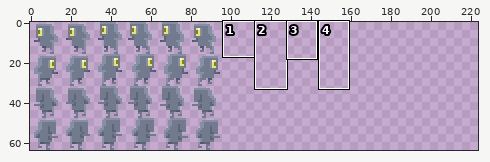
One commit to this pixel-art file: Artwork/Characters/Mobs/Metal Monster.ase. Above, an overview of the earlier version with the close-up marked.
Close-up. As it was:
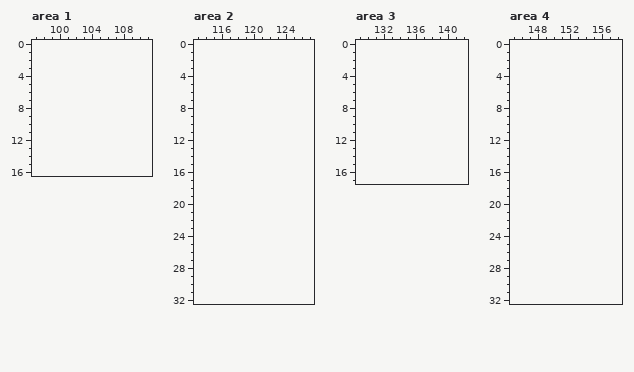
96x64 pixels, 1 frame. Colours within 5 levels of each other are drawn and written as one. Shown: area 1: x 97..111, y 0..16; area 2: x 113..127, y 0..32; area 3: x 129..142, y 0..17; area 4: x 145..158, y 0..32. The old version is drawn lined up with the new one, on the new canvas. The commit also changed other parts of the picture, which this record leaves out.
Palette (. is transparent): 
Once edited:
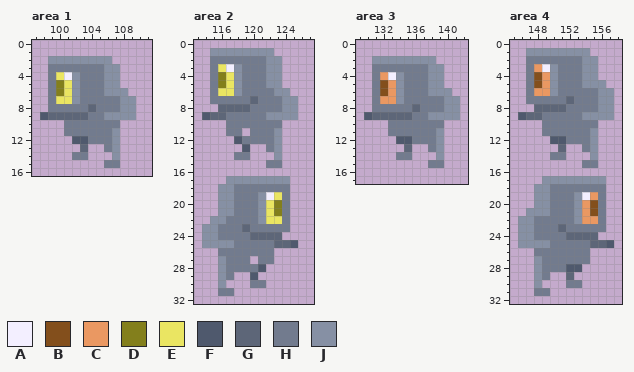
Colours new in this view: A #f3efff  B #834f1c  C #ea9862  D #837f1c  E #eae562  F #4f596d  G #5d6678  H #727b8e  J #8690a4
Changes in this commit:
canvas 96x64 -> 224x64
Changed rows in their new state; - is an unchanged pixel.
Area 1:
first column x 98:
 2 -JJJJJJJJ---
 3 -HHHHHHHJJ--
 4 -HEAJHHHJJ--
 5 -HDEJHHHJJ--
 6 -HDEJHHHJJJ-
 7 -HEEJHHHHHJJ
 8 -HHHHHGHHHJJ
 9 FGGGGGHHJJJJ
10 ---HHHHHHH--
11 ---HHHHHHJ--
12 ----FFHHHJ--
13 -----G--HJ--
14 ----HH---J--
15 --------HH--
Area 2:
first column x 114:
 1 -JJJJJJJJ---
 2 -HHHHHHHJJ--
 3 -HEAJHHHJJ--
 4 -HDEJHHHJJ--
 5 -HDEJHHHJJ--
 6 -HEEJHHHHJJ-
 7 -HHHHHGHHHJJ
 8 --GGGGHHHHJJ
 9 FGGHHHHHJJJJ
10 ---HHHHHHH--
11 ---HH-HHHJ--
12 ----FHHHHJ--
13 -----F--HJ--
14 ----HH---J--
15 --------HH--
17 ---JJJJJJJJ-
18 --JJHHHHHHH-
19 --JJHHHJAEH-
20 --JJHHHJEDH-
21 --JJHHHJEDH-
22 -JJHHHHJEEH-
23 JJHHHGHHHHH-
24 JJHHHHGGGG--
25 JJJJHHHHHGGF
26 --HHHHHHH---
27 --JHHH-HH---
28 --JHHHHF----
29 --JH--F-----
30 --J---HH----
31 --HH--------
Area 3:
first column x 130:
 2 -JJJJJJJJ---
 3 -HHHHHHHJJ--
 4 -HCAJHHHJJ--
 5 -HBCJHHHJJ--
 6 -HBCJHHHJJJ-
 7 -HCCJHHHHHJJ
 8 -HHHHHGHHHJJ
 9 FGGGGGHHJJJJ
10 ---HHHHHHH--
11 ---HHHHHHJ--
12 ----FFHHHJ--
13 -----G--HJ--
14 ----HH---J--
15 --------HH--
Area 4:
first column x 146:
 1 -JJJJJJJJ---
 2 -HHHHHHHJJ--
 3 -HCAJHHHJJ--
 4 -HBCJHHHJJ--
 5 -HBCJHHHJJJ-
 6 -HCCJHHHHHJJ
 7 -HHHHHGHHHJJ
 8 --GGGGHHHHJJ
 9 FGGHHHHHJJJJ
10 ---HHHHHHH--
11 ---HHHHHHJ--
12 ----FFHHHJ--
13 -----G--HJ--
14 ----HH---J--
15 --------HH--
17 ---JJJJJJJJ-
18 --JJHHHHHHH-
19 --JJHHHJACH-
20 --JJHHHJCBH-
21 -JJJHHHJCBH-
22 JJHHHHHJCCH-
23 JJHHHGHHHHH-
24 JJHHHHGGGG--
25 JJJJHHHHHGGF
26 --HHHHHHH---
27 --JHHHHHH---
28 --JHHHFF----
29 --JH--G-----
30 --J---HH----
31 --HH--------
Changed places in both close-ups, as pixel boxes (x1, y1, x2, y2):
added: (40, 56, 136, 168)
added: (202, 48, 298, 296)
added: (364, 56, 460, 168)
added: (518, 48, 614, 296)
